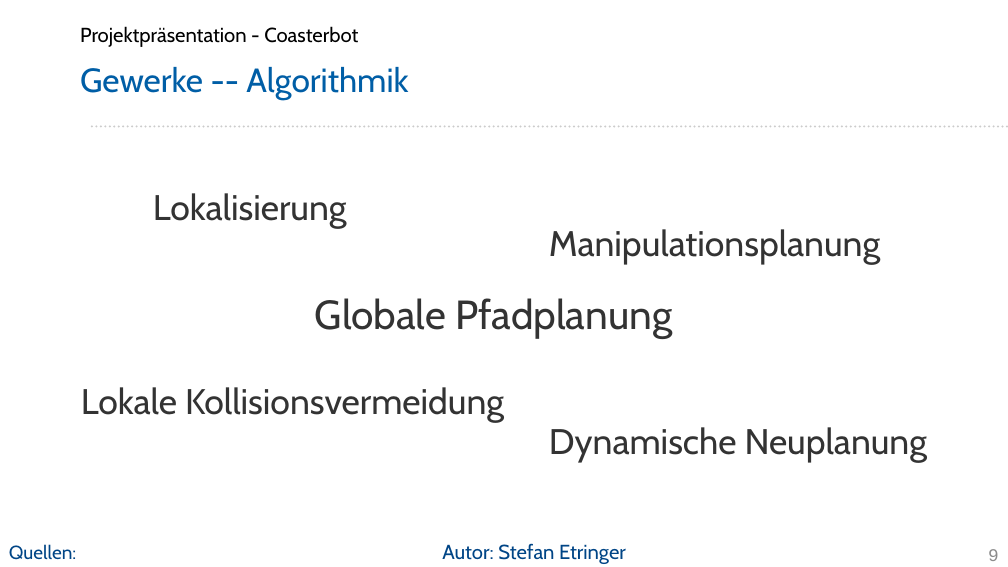
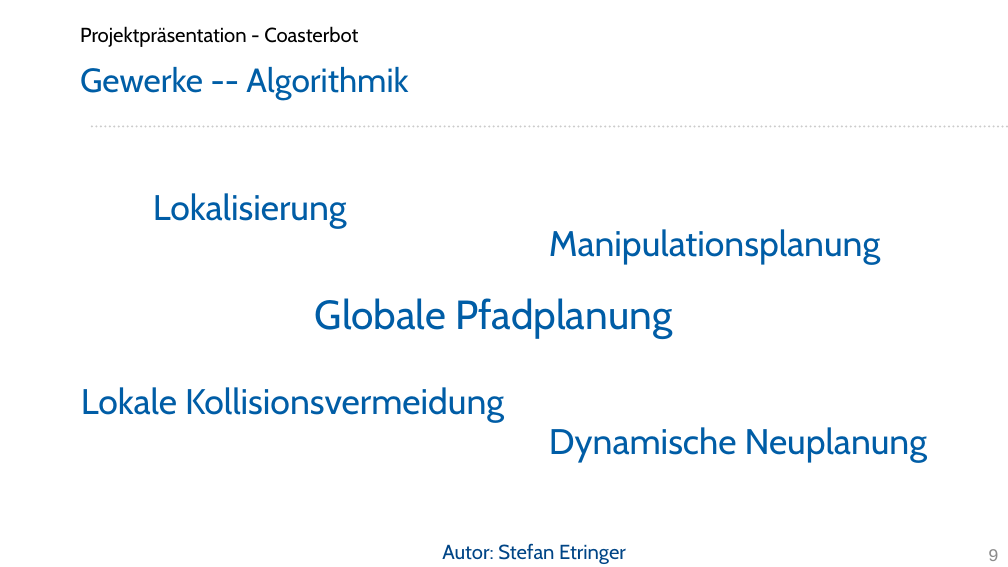
Before and after one commit to Project-CoasterBot/coasterbot, a slide deck: slide 9 of M6_Projekträsentation/se_Projektpräsentation_Coasterbot.odp. Drawn at 1008x567 pixels with LibreOffice and Linux fonts; fonts in the diff are those of the drawing; background and template pictures are left out. Boxes give left, top, right and bottom in pixels: in the first picture for what was removed or moved away, otherwise in the second. Text is boxed around its words. In the diff, an @@ line names an element or a change of style, - is before the commit and + after.

```diff
--- a/M6_Projekträsentation/se_Projektpräsentation_Coasterbot.odp
+++ b/M6_Projekträsentation/se_Projektpräsentation_Coasterbot.odp
@@ text colour #333333 to #005DA6 in 5 elements at box(315, 298, 672, 338), box(153, 193, 347, 228), box(549, 427, 928, 462), box(81, 387, 504, 422), box(549, 229, 880, 264) @@
@@ text removed at box(9, 544, 76, 560) @@
-Quellen:
```
Also in this commit, not shown: 10 other slides changed, 2 slides added, 5 slides removed.
